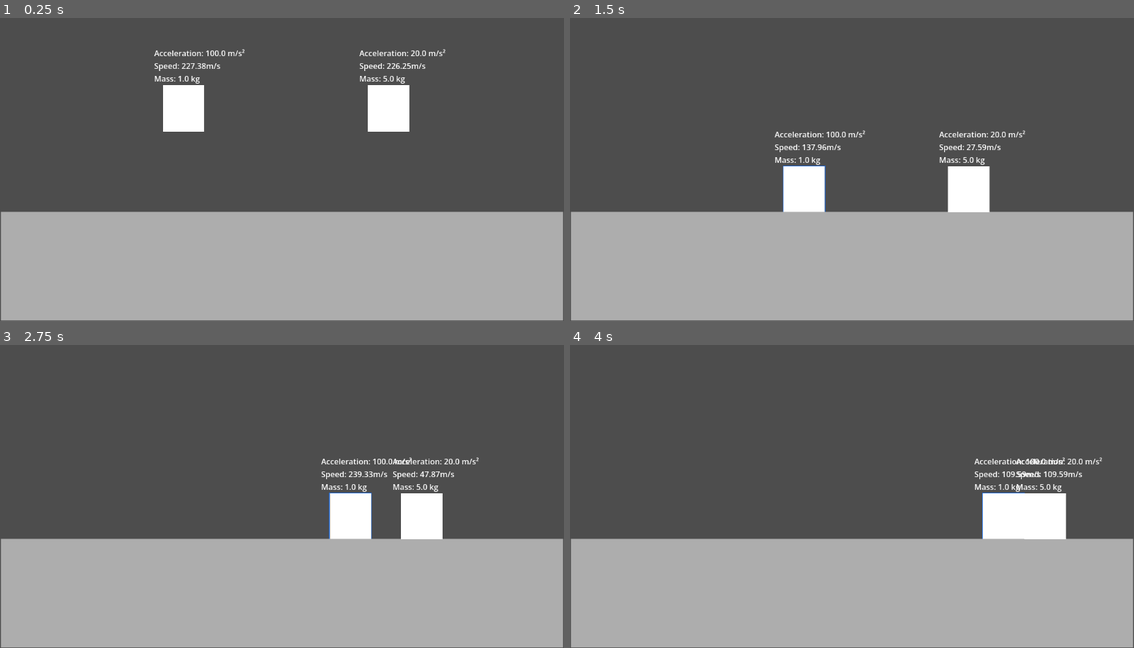
Above: before the commit, frames 1-4 (two rows, left to right).
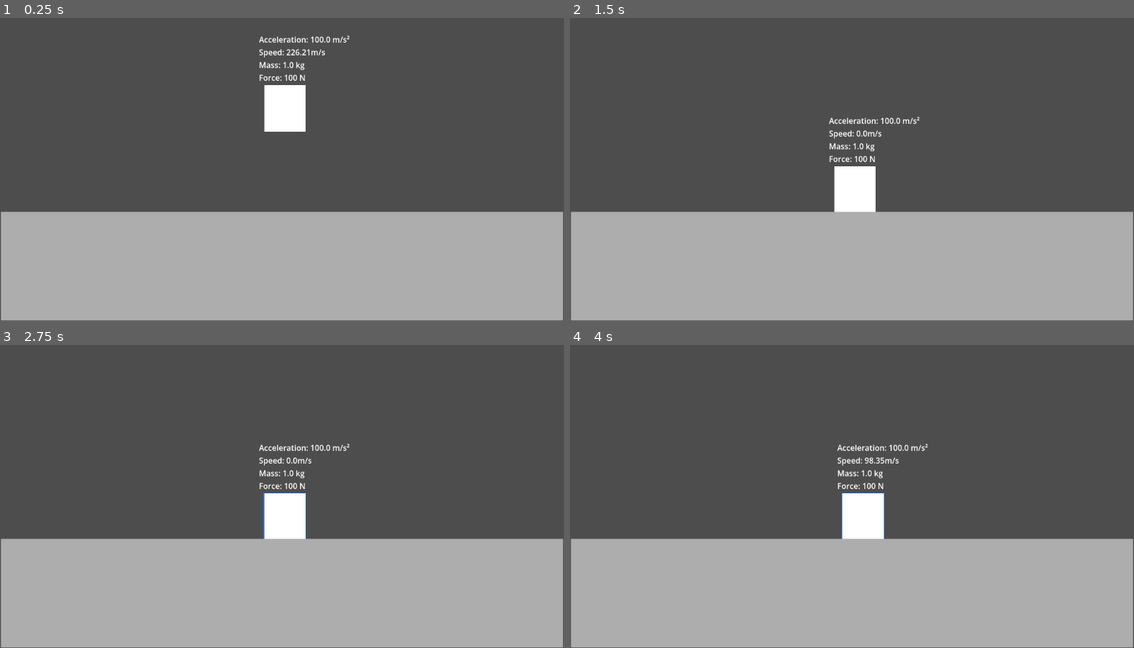
Above: after the commit, the same moments.

Repository: dinopepperwood/Science-Project
Game: Godot game, scene res://Test.tscn
Same seed, same stepped clock (60 frames per second), same inputs: the game is played once before the commit and once after it. The project has no main scene, so this scene is started directly.
Inputs (mouse positions are in pixels of both pictures, inside the frame that each line leads up to):
- Up to frame 1 (0.25 s): no input
- Up to frame 2 (1.5 s): click (756, 154) at 0.52 s; click (789, 190) at 1.27 s
- Up to frame 3 (2.75 s): click (276, 517) at 2.02 s
- Up to frame 4 (4 s): hold A (Decrease_Force, bound only after the commit) 2.78-3.53 s; tap D (Increase_Force, bound only after the commit) at 3.05, 3.6 s; tap Space (Push, bound only after the commit) at 3.8 s

The runs differ from the first frame. In frame 1, 4.5% of the frame differs, in the area x 27-79%, y 5-38%; in frame 2, 4.5%; in frame 3, 4.6%, in the area x 45-85%, y 32-65%; in frame 4, 4.5%.

Commit message:
Used Impulse and added Ability to Change Force Power

Diff:
--- a/Test.tscn
+++ b/Test.tscn
@@ -10,7 +10,7 @@
 script = ExtResource("1_njov2")
 
 [node name="Box" parent="." unique_id=2140527571 instance=ExtResource("1_myinc")]
-position = Vector2(372, 185)
+position = Vector2(582, 185)
 mass = 1.0
 
 [node name="StaticBody2D" type="StaticBody2D" parent="." unique_id=3854229]
@@ -25,6 +25,3 @@
 [node name="CollisionShape2D" type="CollisionShape2D" parent="StaticBody2D" unique_id=407080016]
 position = Vector2(575.25, 537)
 shape = SubResource("RectangleShape2D_njov2")
-
-[node name="Box2" parent="." unique_id=353070787 instance=ExtResource("1_myinc")]
-position = Vector2(793, 185)
--- a/box.gd
+++ b/box.gd
@@ -6,8 +6,7 @@
 	pass
 
 func _physics_process(delta: float) -> void:
-	label.text = "Acceleration: "+str(snapped(force/self.mass,0.01))+" m/s²\nSpeed: "+str(snapped(linear_velocity.length(),0.01)) +"m/s\nMass: "+str(self.mass)+" kg"
-	apply_central_force(Vector2(force,0))
+	label.text = "Acceleration: "+str(snapped(force/self.mass,0.01))+" m/s²\nSpeed: "+str(snapped(linear_velocity.length(),0.01)) +"m/s\nMass: "+str(self.mass)+" kg\nForce: " + str(force) + " N"
 	if(Global.current == self):
 		outline.visible=true
 	else:
--- a/box.tscn
+++ b/box.tscn
@@ -33,13 +33,14 @@
 
 [node name="Label" type="Label" parent="." unique_id=1719018405]
 texture_filter = 1
-offset_left = -60.0
-offset_top = -124.0
-offset_right = 175.0
-offset_bottom = -49.0
+offset_left = -53.0
+offset_top = -152.0
+offset_right = 182.0
+offset_bottom = -51.0
 text = "Acceleration: 0 m/s²
 Velocity: 0 m/s
-Mass: 5 kg"
+Mass: 5 kg
+Force: 1 N"
 
 [node name="Click" type="TextureButton" parent="." unique_id=992380832]
 texture_filter = 1
--- a/project.godot
+++ b/project.godot
@@ -30,6 +30,21 @@
 "events": [Object(InputEventKey,"resource_local_to_scene":false,"resource_name":"","device":-1,"window_id":0,"alt_press …(192 unchanged characters)…
 ]
 }
+Push={
+"deadzone": 0.2,
+"events": [Object(InputEventKey,"resource_local_to_scene":false,"resource_name":"","device":-1,"window_id":0,"alt_pressed":false,"shift_pressed":false,"ctrl_pressed":false,"meta_pressed":false,"pressed":false,"keycode":0,"physical_keycode":32,"key_label":0,"unicode":32,"location":0,"echo":false,"script":null)
+]
+}
+Increase_Force={
+"deadzone": 0.2,
+"events": [Object(InputEventKey,"resource_local_to_scene":false,"resource_name":"","device":-1,"window_id":0,"alt_pressed":false,"shift_pressed":false,"ctrl_pressed":false,"meta_pressed":false,"pressed":false,"keycode":0,"physical_keycode":68,"key_label":0,"unicode":100,"location":0,"echo":false,"script":null)
+]
+}
+Decrease_Force={
+"deadzone": 0.2,
+"events": [Object(InputEventKey,"resource_local_to_scene":false,"resource_name":"","device":-1,"window_id":0,"alt_pressed":false,"shift_pressed":false,"ctrl_pressed":false,"meta_pressed":false,"pressed":false,"keycode":0,"physical_keycode":65,"key_label":0,"unicode":97,"location":0,"echo":false,"script":null)
+]
+}
 
 [physics]
 
--- a/test.gd
+++ b/test.gd
@@ -9,6 +9,12 @@
 			Global.current.mass+=1
 		elif Input.is_action_just_pressed("Mass_Decrease") and Global.current.mass>1:
 			Global.current.mass-=1
+		elif Input.is_action_pressed("Increase_Force"):
+			Global.current.force += 1
+		elif Input.is_action_pressed("Decrease_Force"):
+			Global.current.force-=1
+		elif Input.is_action_just_pressed("Push"):
+			Global.current.apply_central_impulse(Vector2(Global.current.force,0))
 
 func _physics_process(delta: float) -> void:
 	pass
